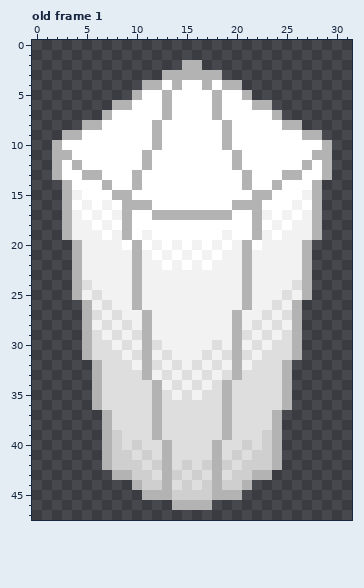
Pixel-art file -- assets/critterGame/obstacle.aseprite. Above, as it was before the edit.
32x48 pixels, 1 frame. Shown: old frame 1. The commit also changed other frames, which this record leaves out.
New version:
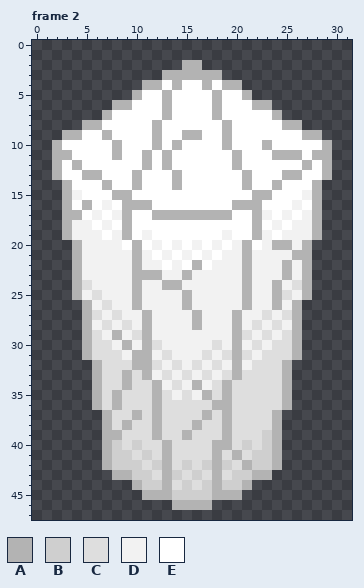
Palette (. is transparent): A #b3b3b3  B #cfcfcf  C #dedede  D #f2f2f2  E #ffffff
A new or re-ordered frame is compared with the old frame closest to it.
Commit: sound fix for gems. obstacle breaking
The exact change:
frames 1 -> 4
Frame 2 is new; against old frame 1:
Colour B gives way to colour A in row 39 at x 8; in row 41 at x 20; in row 42 at x 21.
Colour C gives way to colour A in row 26 at x 24; in row 29 at x 8; in row 30 at x 9; in row 31 at x 10; in row 33 at x 9; in row 34 at x 9 and 16.
Colour C gives way to colour A in row 35 at x 8 and 17; in row 36 at x 8 and 18; in row 37 at x 10 and 17; in row 38 at x 9 and 16; in row 39 at x 15; in row 40 at x 19.
Colour D gives way to colour A in row 16 at x 5; in row 17 at x 4; in row 20 at x 24 to 25; in row 21 at x 26; in row 22 at x 16 and 25; in row 23 at x 11 to 12, 15 and 25.
Colour D gives way to colour A in row 24 at x 13 to 14 and 24; in row 25 at x 15 and 24; in row 26 at x 15; in rows 27 to 28 at x 16; in row 32 at x 10.
Colour E gives way to colour A in row 9 at x 7 and 15 to 16; in row 10 at x 8, 14 and 23; in row 11 at x 8, 13 and 24 to 26; in row 12 at x 13; in rows 13 to 14 at x 14.
